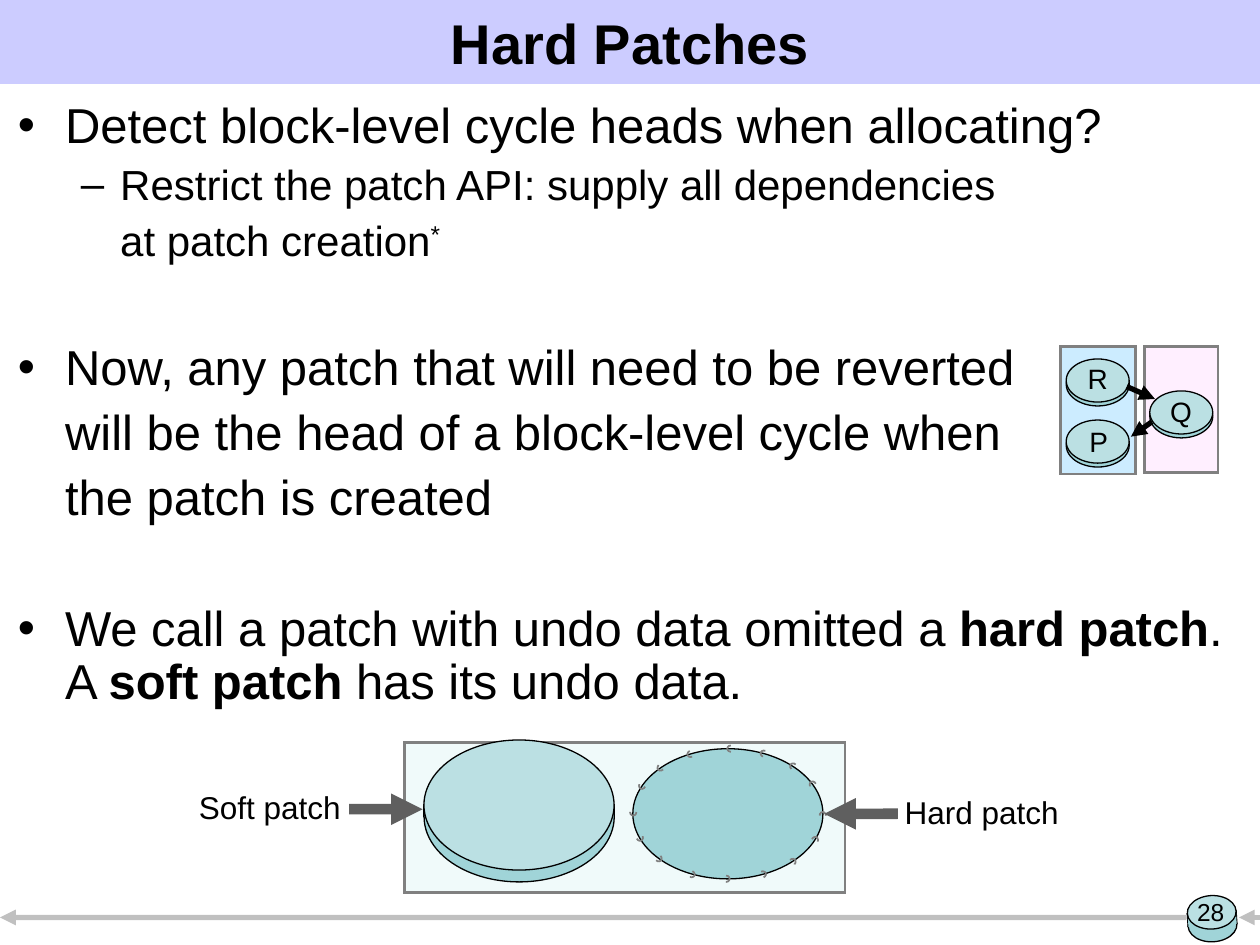
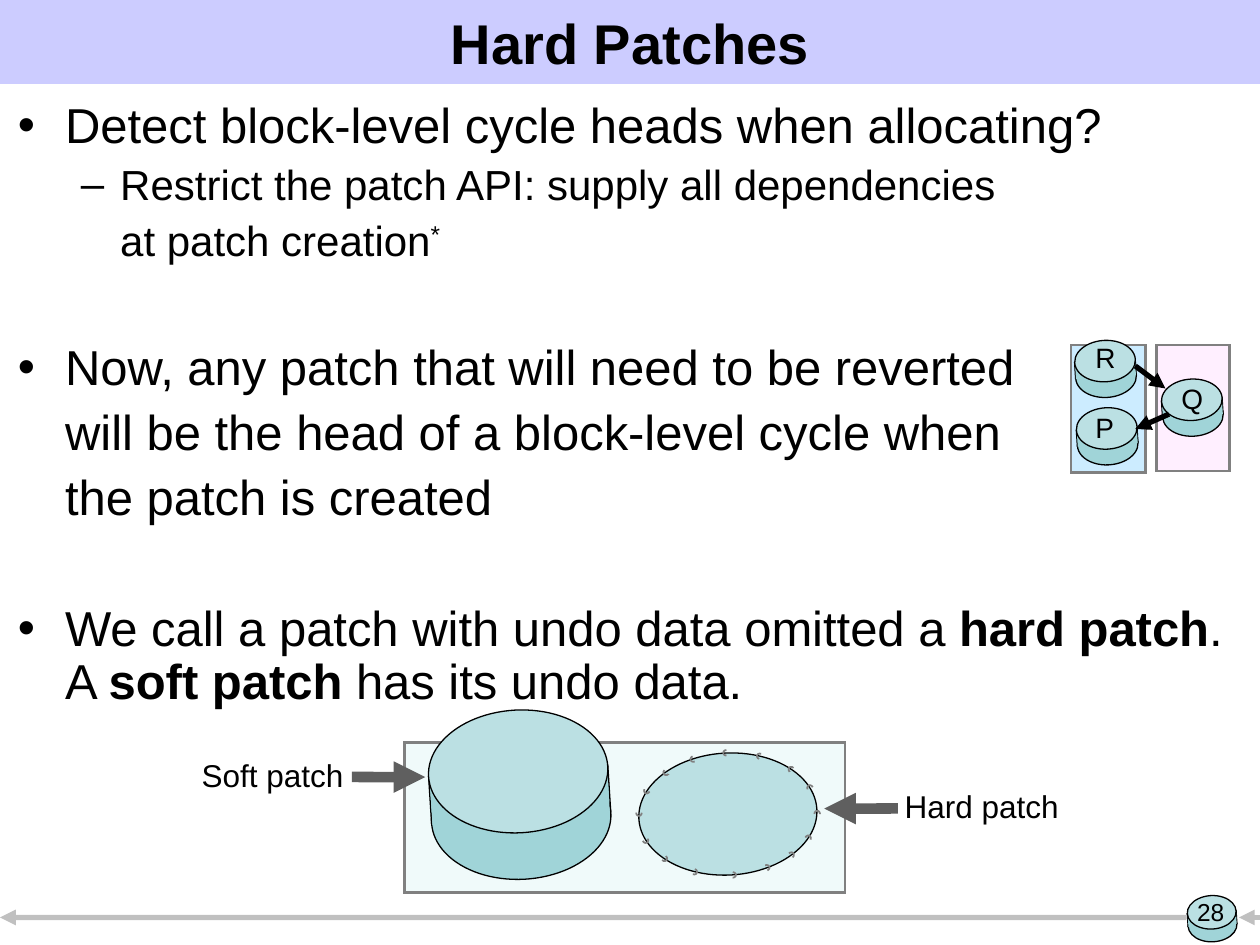
Before and after one commit to ucla-readable/fstitch-doc, a slide deck: slide 28 of sosp/pres.ppt. Drawn at 1260x945 pixels with LibreOffice and Linux fonts; fonts in the diff are those of the drawing. Boxes give left, top, right and bottom in pixels: in the first picture for what was removed or moved away, otherwise in the second. Text is boxed around its words. In the diff, an @@ line names an element or a change of style, - is before the commit and + after.

Commit message:
Revert to e48819c1fccedc65bc6fd3e7aae8819ba793f86e (Remove crash todo...) to move from thin back to thick patches.

```diff
--- a/sosp/pres.ppt
+++ b/sosp/pres.ppt
@@ rectangle: place and size @@
-rectangle at <box>1061,346,1135,474</box>
+rectangle at <box>1071,345,1145,472</box>
@@ rotation 0 to 356 degrees in 16 elements at <box>428,751,614,883</box>, <box>1076,422,1139,467</box>, <box>1162,393,1225,438</box>, <box>1075,355,1138,400</box>, <box>1075,407,1138,451</box>, <box>1161,378,1223,422</box>, <box>1074,339,1136,383</box>, <box>425,706,610,838</box>, <box>1163,399,1224,419</box>, <box>1077,427,1138,447</box>, <box>430,767,610,825</box>, <box>1076,360,1137,380</box>, <box>1077,427,1138,447</box>, <box>1161,398,1223,418</box>, <box>428,766,611,823</box>, <box>1074,358,1136,379</box> @@
@@ text "R": place and size @@
-text "R" at <box>1088,369,1108,389</box>
+text "R" at <box>1095,348,1115,368</box>
@@ rectangle: place and size @@
-rectangle at <box>1144,346,1217,472</box>
+rectangle at <box>1157,345,1230,471</box>
@@ arrow moved from (1152, 422) - (1131, 437) to (1135, 365) - (1166, 388) @@
@@ text "Q": place and size @@
-text "Q" at <box>1170,402,1192,427</box>
+text "Q" at <box>1181,389,1203,414</box>
@@ text "P": place and size @@
-text "P" at <box>1089,432,1108,452</box>
+text "P" at <box>1095,418,1114,438</box>
@@ arrow moved from (1126, 387) - (1155, 399) to (1169, 415) - (1135, 428) @@
@@ ellipse at <box>636,749,820,880</box>: fill #A0D4D8 to #BBE0E3; rotation 0 to 356 degrees @@
@@ text "Soft patch": place and size @@
-text "Soft patch" at <box>199,796,341,825</box>
+text "Soft patch" at <box>202,764,343,793</box>
@@ arrow moved from (349, 809) - (422, 809) to (352, 777) - (426, 777) @@
@@ 3 freeform shapes: place and size @@
-3 freeform shapes at <box>638,750,696,790</box>
+3 freeform shapes at <box>643,755,697,794</box>
@@ freeform shape: place and size @@
-freeform shape at <box>727,746,735,752</box>
+freeform shape at <box>723,750,730,755</box>
@@ freeform shape: place and size @@
-freeform shape at <box>789,762,799,772</box>
+freeform shape at <box>788,766,796,774</box>
@@ freeform shape: place and size @@
-freeform shape at <box>808,781,817,790</box>
+freeform shape at <box>806,784,813,791</box>
@@ 3 freeform shapes: place and size @@
-3 freeform shapes at <box>631,808,664,864</box>
+3 freeform shapes at <box>637,810,667,862</box>
@@ 3 freeform shapes: place and size @@
-3 freeform shapes at <box>760,750,826,844</box>
+3 freeform shapes at <box>757,752,820,842</box>
@@ freeform shape at <box>690,868,697,875</box>: outline redrawn @@
@@ freeform shape: place and size @@
-freeform shape at <box>758,871,767,879</box>
+freeform shape at <box>763,865,771,872</box>
@@ 1 text, 1 arrow, 1 freeform shape: place and size @@
-1 text, 1 arrow, 1 freeform shape at <box>788,801,1059,867</box>
+1 text, 1 arrow, 1 freeform shape at <box>787,795,1059,860</box>
@@ freeform shape: place and size @@
-freeform shape at <box>722,876,730,882</box>
+freeform shape at <box>730,872,736,877</box>
```
Also in this commit, not shown: 18 other slides changed, 2 slides added, 1 slide removed.
